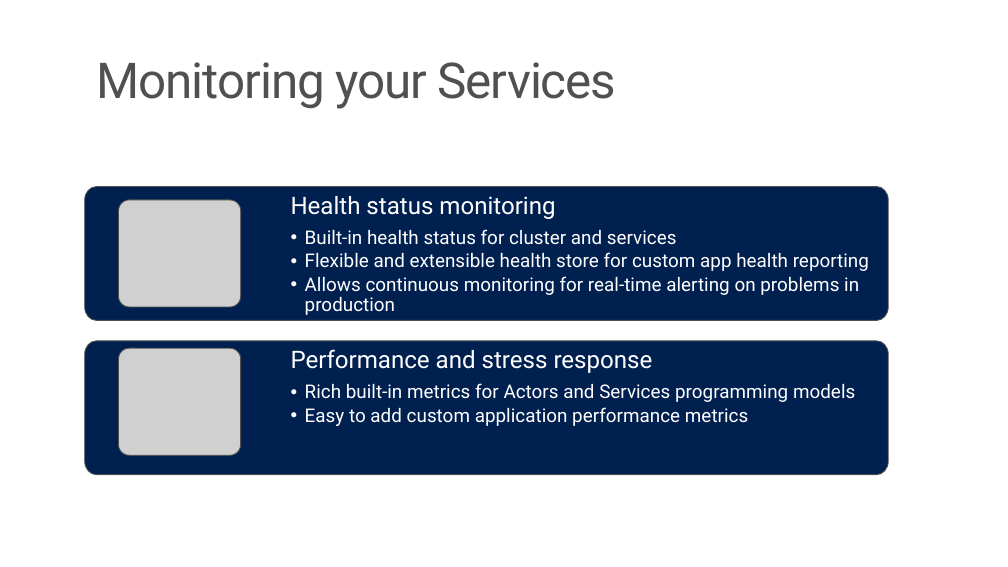
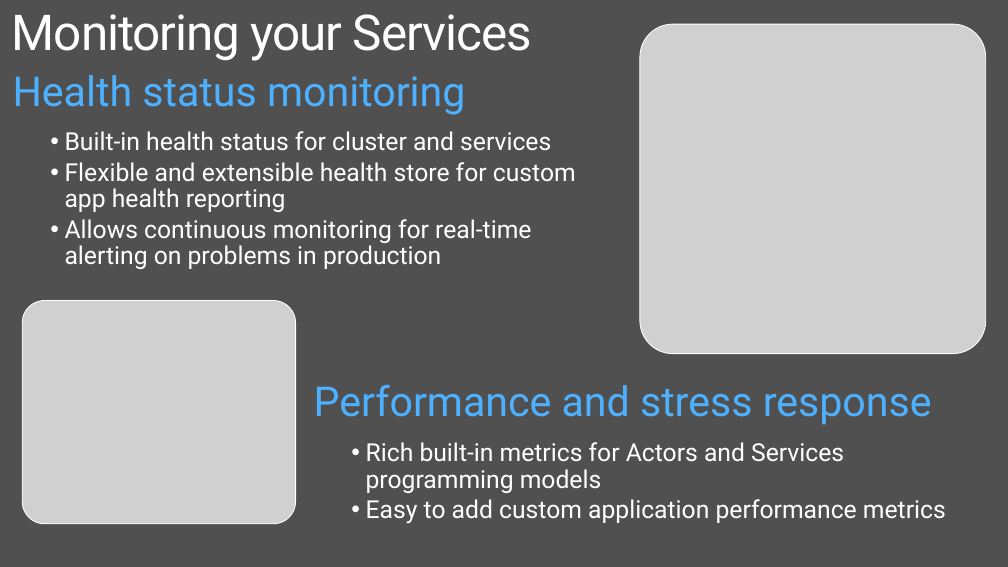
Before and after one commit to brentstineman/PersonalStuff, a slide deck: slide 28 of Presentations/Service Fabric/ServiceFabric Introduction.pptx (slide 26 before the commit). Drawn at 1008x567 pixels with LibreOffice and Linux fonts; fonts in the diff are those of the drawing; grey boxes stand for pictures. Boxes give left, top, right and bottom in pixels: in the first picture for what was removed or moved away, otherwise in the second. Text is boxed around its words. In the diff, an @@ line names an element or a change of style, - is before the commit and + after.

```diff
--- a/Presentations/Service Fabric/ServiceFabric Introduction.pptx
+++ b/Presentations/Service Fabric/ServiceFabric Introduction.pptx
@@ background #FFFFFF to #505050 @@
@@ title "Monitoring your Services": place and size @@
-title "Monitoring your Services" at [97, 62, 617, 109]
+title "Monitoring your Services" at [12, 14, 532, 61]
@@ title "Monitoring your Services" at [12, 14, 532, 61]: text colour #505050 to #FFFFFF @@
@@ picture: place and size @@
-picture at [119, 200, 241, 307]
+picture at [640, 24, 986, 354]
@@ text added at [13, 75, 576, 269], 24 pt, text #FFFFFF @@
+Health status monitoring
+    •• Built-in health status for cluster and services
+    •• Flexible and extensible health store for custom app health reporting
+    •• Allows continuous monitoring for real-time alerting on problems in production
@@ freeform shape removed at [84, 187, 888, 321] @@
-Health status monitoring
-  •• Built-in health status for cluster and services
-  •• Flexible and extensible health store for custom app health reporting
-  •• Allows continuous monitoring for real-time alerting on problems in production
@@ picture: place and size @@
-picture at [119, 348, 241, 455]
+picture at [22, 300, 296, 523]
@@ freeform shape removed at [84, 341, 888, 475] @@
-Performance and stress response
-  •• Rich built-in metrics for Actors and Services programming models
-  •• Easy to add custom application performance metrics
@@ text added at [314, 384, 946, 523], 24 pt, text #FFFFFF @@
+Performance and stress response
+    •• Rich built-in metrics for Actors and Services programming models
+    •• Easy to add custom application performance metrics
```
Also in this commit, not shown: 9 other slides changed, 7 slides added, 3 slides removed.
